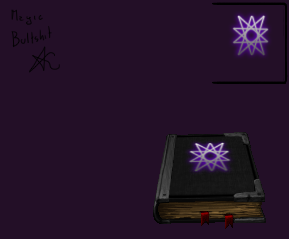
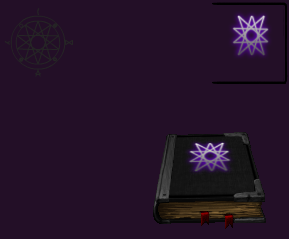
Layer changes from the first w=289, h=239 image to the second:
painted on "left" (1st of 6) over [5, 8, 73, 77]
